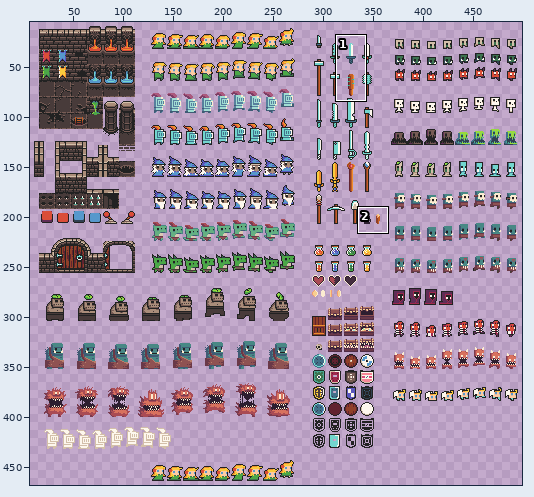
One commit to this sprite sheet: static/images/dungeon_base.png. The first picture is a wide view before the edit; the outline marks the close-up.
Close-up. Before the commit:
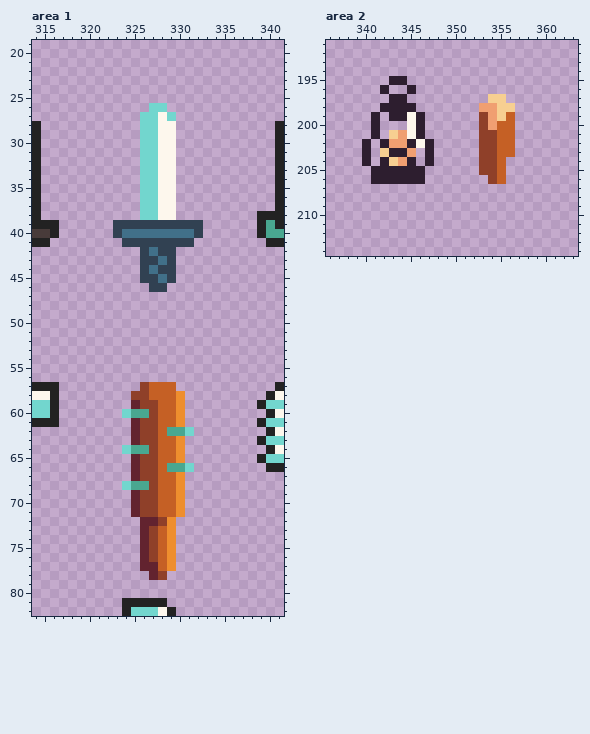
The file is 512x512 pixels. Shown: area 1: x 314..341, y 19..82; area 2: x 336..363, y 191..214. The wide view leaves out empty margins.
The same view after the edit:
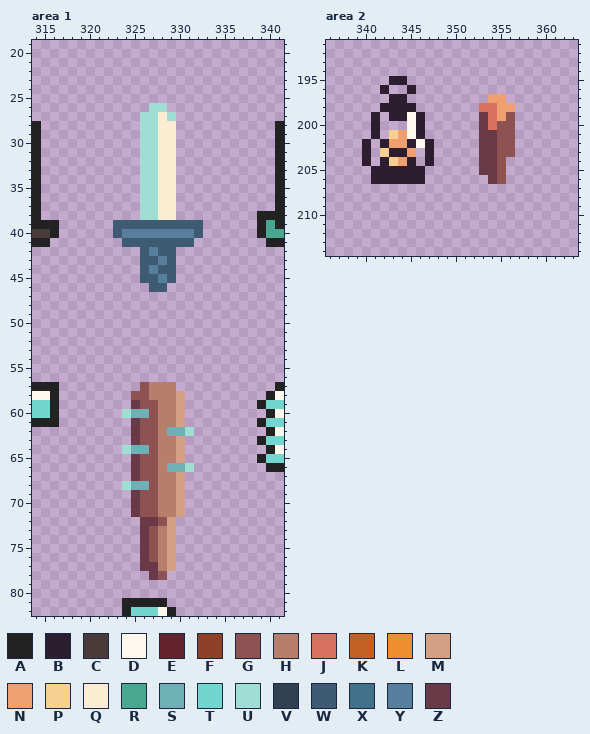
Palette (. is transparent): A #222222  B #2d1e2f  C #483b3a  D #fdf7ed  E #62232f  F #8f4029  G #8f5252  H #b87e6c  J #d8725e  K #c56025  L #ee8e2e  M #d3a084  N #f09f71  P #f7cf91  Q #fcecd1  R #49a790  S #6fb0b7  T #72d6ce  U #a0ddd3  V #314152  W #3f5b74  X #417089  Y #577f9d  Z #6a3948
Change:
Area 1:
Colour F becomes colour G in row 57 at x 326; in row 58 at x 325 to 326; in row 59 at x 326 to 327; in row 60 at x 327; in rows 61 to 63 at x 326 to 327; in row 64 at x 327.
Colour F becomes colour G in rows 65 to 67 at x 326 to 327; in row 68 at x 327; in rows 69 to 71 at x 326 to 327; in row 72 at x 328; in rows 73 to 76 at x 327; in row 78 at x 328.
Colour K becomes colour H in rows 57 to 58 at x 327 to 329; in rows 59 to 61 at x 328 to 329; in row 62 at x 328; in rows 63 to 65 at x 328 to 329; in row 66 at x 328; in rows 67 to 71 at x 328 to 329.
Colour K becomes colour H in rows 73 to 77 at x 328.
Colour L becomes colour M in rows 58 to 61 at x 330; in rows 63 to 65 at x 330; in rows 67 to 71 at x 330; in rows 72 to 77 at x 329.
Colour D becomes colour Q in row 27 at x 328; in rows 28 to 38 at x 328 to 329.
Colour R becomes colour S in row 60 at x 325 to 326; in row 62 at x 329 to 330; in row 64 at x 325 to 326; in row 66 at x 329 to 330; in row 68 at x 325 to 326.
Colour T becomes colour U in row 26 at x 327 to 328; in row 27 at x 326 to 327 and 329; in rows 28 to 38 at x 326 to 327; in row 60 at x 324; in row 62 at x 331; in row 64 at x 324.
Colour T becomes colour U in row 66 at x 331; in row 68 at x 324.
Colour V becomes colour W in row 39 at x 323 to 332; in row 40 at x 323 and 332; in row 41 at x 324 to 331; in row 42 at x 326 and 328 to 329; in row 43 at x 326 to 327 and 329; in row 44 at x 326 and 328 to 329.
Colour V becomes colour W in row 45 at x 326 to 327 and 329; in row 46 at x 327 to 328.
Colour X becomes colour Y in row 40 at x 324 to 331; in row 42 at x 327; in row 43 at x 328; in row 44 at x 327; in row 45 at x 328.
Colour E becomes colour Z in row 59 at x 325; in rows 61 to 63 at x 325; in rows 65 to 67 at x 325; in rows 69 to 71 at x 325; in row 72 at x 326 to 327; in rows 73 to 76 at x 326.
Colour E becomes colour Z in row 77 at x 326 to 327; in row 78 at x 327.
Area 2:
Colour K becomes colour G in row 199 at x 356; in rows 200 to 203 at x 355 to 356; in rows 204 to 206 at x 355.
Colour N becomes colour J in row 198 at x 353 to 354; in rows 199 to 200 at x 354.
Colour P becomes colour N in row 197 at x 354 to 355; in row 198 at x 355 to 356; in row 199 at x 355.
Colour F becomes colour Z in rows 199 to 200 at x 353; in rows 201 to 205 at x 353 to 354; in row 206 at x 354.
Boxes around the changes in both close-ups, in picture pixels (x1, y1, x2, y2):
changed: (113, 103, 203, 292)
changed: (122, 382, 194, 580)
changed: (479, 94, 515, 184)
